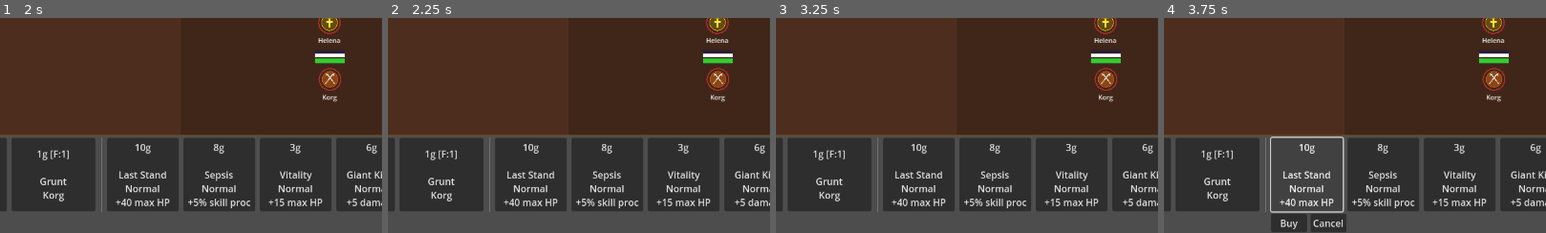
Above: before the commit, frames 1-4 (left to right).
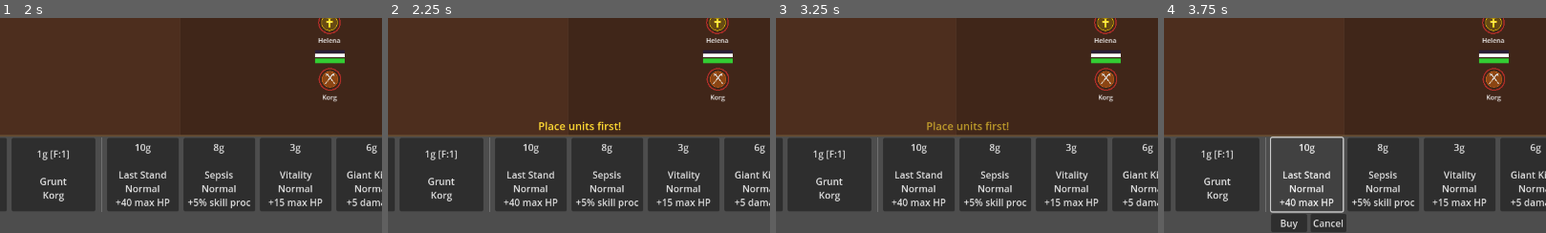
Above: after the commit, the same moments.

Repository: MarcelineVPQ/auto_battler
Game: Godot game, scene res://scenes/main.tscn
Two runs of this game, one before a commit and one after it. Both use one fixed random seed, a clock stepped at 60 frames per second and the inputs below. The engine's default icon, where the game draws it, is replaced by a stand-in: a white triangle on a blue panel in a dark square.
Inputs:
- Up to frame 1 (2 s): click "Glass Cannon 2x Priest Lv1 1x…" at 0.5 s; click "Buy Farm (1g)" at 1.25 s
- Up to frame 2 (2.25 s): click "Ready" at 2 s
- Up to frame 3 (3.25 s): click "Ready" at 2.75 s
- Up to frame 4 (3.75 s): click "10g Last Stand Normal +40 max…" at 3.5 s
The pictures show only the part of the screen within x 12-62%, y 32-82%; the shares and areas given below are measured in that part.

Frame 1 is identical in both runs. In frame 2, 0.4% of the frame differs, in the area x 39-61%, y 48-53%; in frame 3, 0.4%; in frame 4, nothing differs.

Commit message:
Add warning feedback for failed player actions
Show a yellow floating label that auto-fades after 1.5s when actions
fail silently (insufficient gold/farms, max upgrades, wrong class, etc.)
so the player always knows why something didn't work.

Co-Authored-By: Claude Opus 4.6 <noreply@anthropic.com>

Diff:
--- a/scripts/main.gd
+++ b/scripts/main.gd
@@ -138,12 +138,16 @@
 
 # Shop confirmation state
 var _selected_shop_slot: int = -1
+var _shift_held_on_select: bool = false
 var shop_confirm_bar: HBoxContainer
 var buy_button: Button
 var cancel_button: Button
 
 # Currently shown info unit (for refreshing)
 var _info_unit: Unit = null
+
+# Warning feedback label
+var warning_label: Label
 
 # Battle UI — strength bar & combat log
 var strength_bar_container: HBoxContainer
@@ -164,6 +168,7 @@
 	GameManager.lives_changed.connect(func(_l): _update_ui())
 	GameManager.game_over.connect(_on_game_over)
 
+	_build_warning_label()
 	_build_wave_select_ui()
 	_build_shop_bar()
 	_build_battle_ui()
@@ -174,6 +179,27 @@
 	combat_system.tick_completed.connect(_on_tick_completed)
 
 	GameManager.advance_round()
+
+# ── Warning Label ──────────────────────────────────────────
+
+func _build_warning_label() -> void:
+	warning_label = Label.new()
+	warning_label.horizontal_alignment = HORIZONTAL_ALIGNMENT_CENTER
+	warning_label.add_theme_font_size_override("font_size", 18)
+	warning_label.add_theme_color_override("font_color", Color(1.0, 0.85, 0.2))
+	warning_label.position = Vector2(330, 395)
+	warning_label.size = Vector2(300, 30)
+	warning_label.visible = false
+	ui_layer.add_child(warning_label)
+
+func _show_warning(text: String) -> void:
+	warning_label.text = text
+	warning_label.modulate = Color(1, 1, 1, 1)
+	warning_label.visible = true
+	var tween := create_tween()
+	tween.tween_interval(1.0)
+	tween.tween_property(warning_label, "modulate", Color(1, 1, 1, 0), 0.5)
+	tween.tween_callback(func(): warning_label.visible = false)
 
 # ── Battle UI (Strength Bar + Combat Log) ──────────────────
 
@@ -561,6 +587,7 @@
 
 func _select_shop_slot(idx: int) -> void:
 	_selected_shop_slot = idx
+	_shift_held_on_select = Input.is_key_pressed(KEY_SHIFT)
 	_update_shop_display()
 	# Position confirm bar below the selected shop button
 	var btn: Button = shop_buttons[idx]
@@ -573,6 +600,7 @@
 	if _selected_shop_slot < 0:
 		return
 	_selected_shop_slot = -1
+	_shift_held_on_select = false
 	shop_confirm_bar.visible = false
 	_hide_info_panel()
 	_update_shop_display()
@@ -596,8 +624,9 @@
 
 	# Auto-merge: if a same-class unit exists and Shift is NOT held, feed as XP
 	var merge_target := _find_player_unit_by_class(data.unit_class)
-	if merge_target and not Input.is_key_pressed(KEY_SHIFT):
+	if merge_target and not _shift_held_on_select:
 		if not GameManager.spend_gold(slot.cost):
+			_show_warning("Not enough gold!")
 			return
 		_grant_xp(merge_target, 1)
 		slot.sold = true
@@ -609,8 +638,10 @@
 
 	# Spawn new unit — check farm budget
 	if _get_farms_used() + data.pop_cost > GameManager.farms:
+		_show_warning("Not enough farms!")
 		return
 	if not GameManager.spend_gold(slot.cost):
+		_show_warning("Not enough gold!")
 		return
 
 	var default_pos := board.snap_to_grid(Vector2(
@@ -632,6 +663,7 @@
 	var slot: Dictionary = shop_slots[idx]
 
 	if not GameManager.spend_gold(slot.cost):
+		_show_warning("Not enough gold!")
 		return
 
 	slot.sold = true
@@ -645,12 +677,14 @@
 
 func _apply_pending_upgrade(unit: Unit) -> void:
 	if unit.applied_upgrades.size() >= unit.get_max_upgrades():
+		_show_warning("Unit has max upgrades!")
 		return
 	var slot: Dictionary = shop_slots[_pending_upgrade_slot]
 	var upgrade: Dictionary = slot.data
 
 	# Validate class restriction
 	if upgrade.has("class_req") and unit.unit_data.unit_class != upgrade.class_req:
+		_show_warning("Wrong unit class!")
 		return
 
 	_apply_stat_buff(unit, upgrade.stat, upgrade.amount)
@@ -1126,6 +1160,7 @@
 	if GameManager.current_phase != GameManager.Phase.PREP:
 		return
 	if board.get_units_on_team(Unit.Team.PLAYER).is_empty():
+		_show_warning("Place units first!")
 		return
 	_cancel_shop_selection()
 	_save_squad()
@@ -1202,7 +1237,9 @@
 func _on_buy_farm_pressed() -> void:
 	if GameManager.current_phase != GameManager.Phase.PREP:
 		return
-	GameManager.buy_farm()
+	if not GameManager.buy_farm():
+		_show_warning("Not enough gold!")
+		return
 	_update_ui()
 
 # ── UI Updates ──────────────────────────────────────────────
